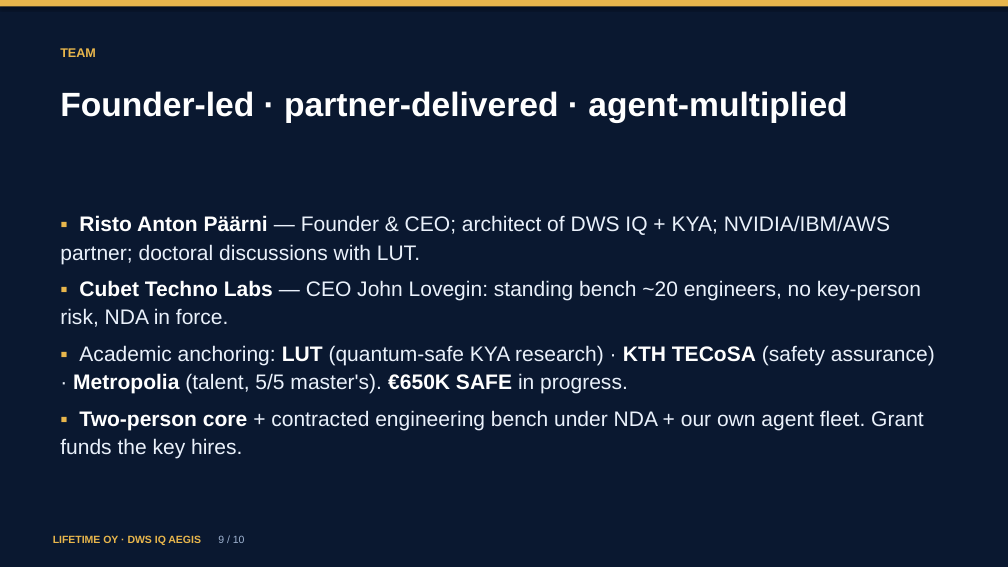
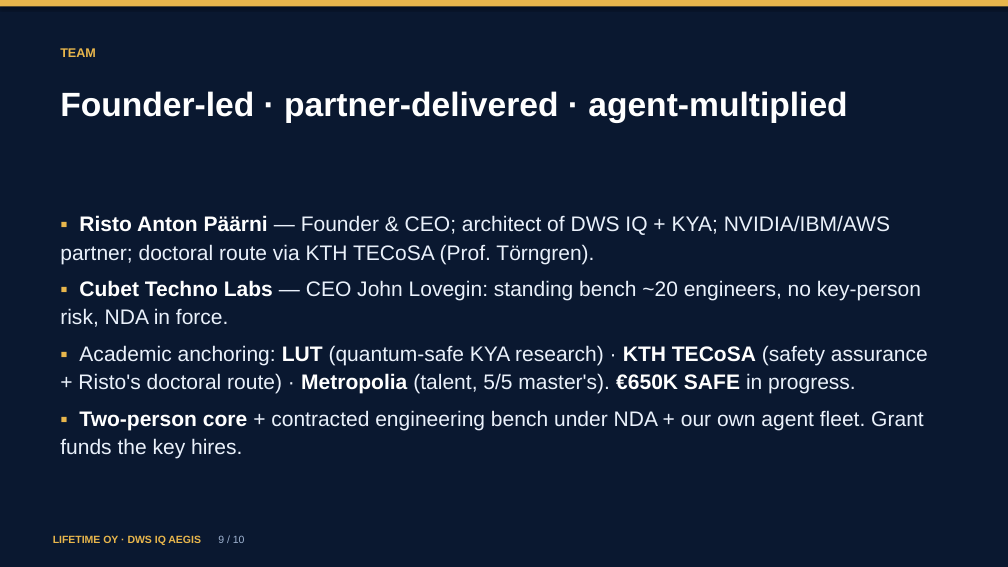
Before and after one commit to blogtheristo/opencode-all, a slide deck: slide 9 of docs/eic/EIC_STEP1_PITCH_DECK.pptx. Drawn at 1008x567 pixels with LibreOffice and Linux fonts; fonts in the diff are those of the drawing. Boxes give left, top, right and bottom in pixels: in the first picture for what was removed or moved away, otherwise in the second. Text is boxed around its words. In the diff, an @@ line names an element or a change of style, - is before the commit and + after.

```diff
--- a/docs/eic/EIC_STEP1_PITCH_DECK.pptx
+++ b/docs/eic/EIC_STEP1_PITCH_DECK.pptx
@@ text at bbox=[60, 215, 890, 264]: text changed @@
-▪ Risto Anton Päärni — Founder & CEO; architect of DWS IQ + KYA; NVIDIA/IBM/AWS partner; doctoral discussions with LUT.
+▪ Risto Anton Päärni — Founder & CEO; architect of DWS IQ + KYA; NVIDIA/IBM/AWS partner; doctoral route via KTH TECoSA (Prof. Törngren).
@@ text at bbox=[78, 345, 928, 394]: text changed @@
-▪ Academic anchoring: LUT (quantum-safe KYA research) · KTH TECoSA (safety assurance) · Metropolia (talent, 5/5 master's). €650K SAFE in progress.
+▪ Academic anchoring: LUT (quantum-safe KYA research) · KTH TECoSA (safety assurance + Risto's doctoral route) · Metropolia (talent, 5/5 master's). €650K SAFE in progress.
```
Also in this commit, not shown: 8 other files.
